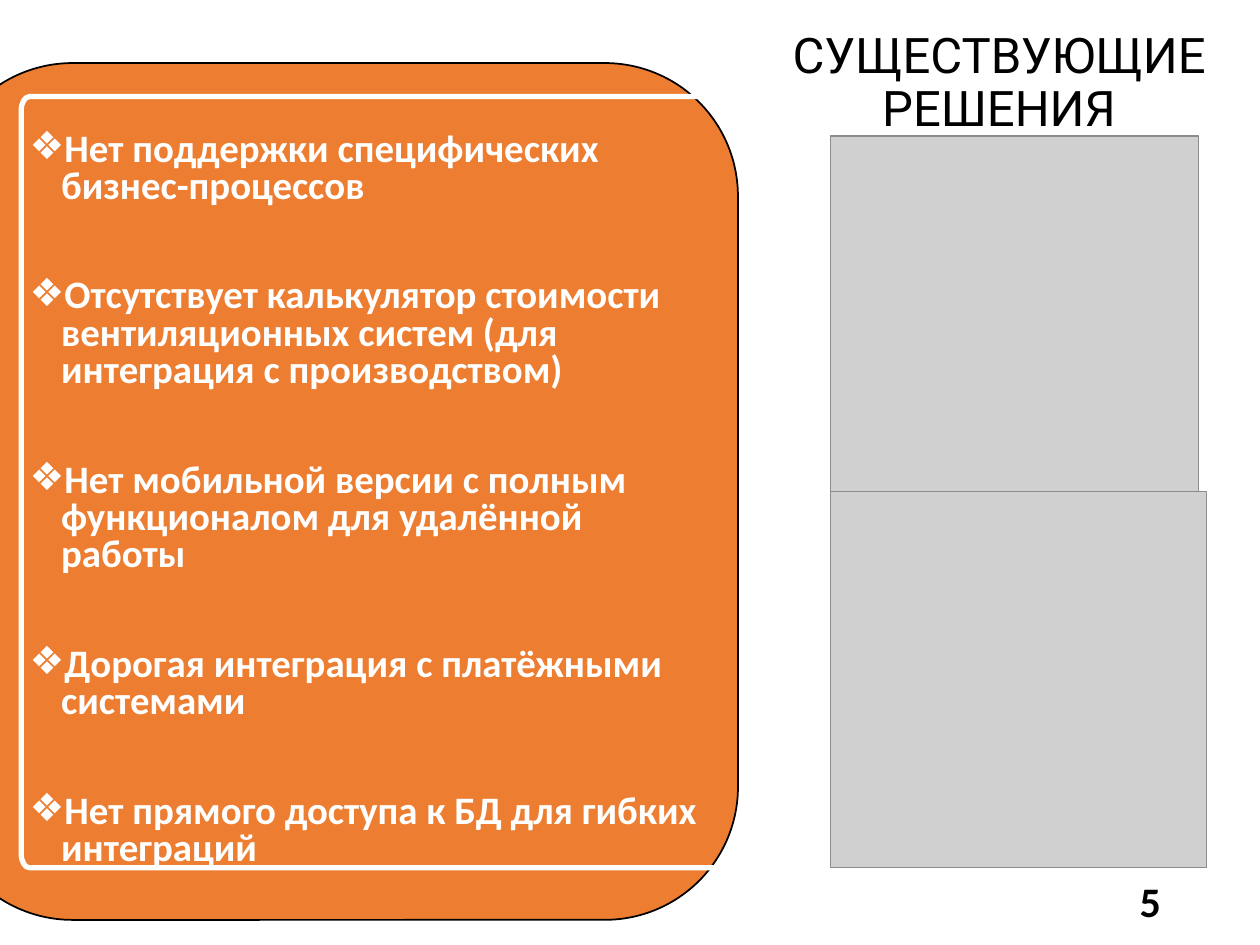
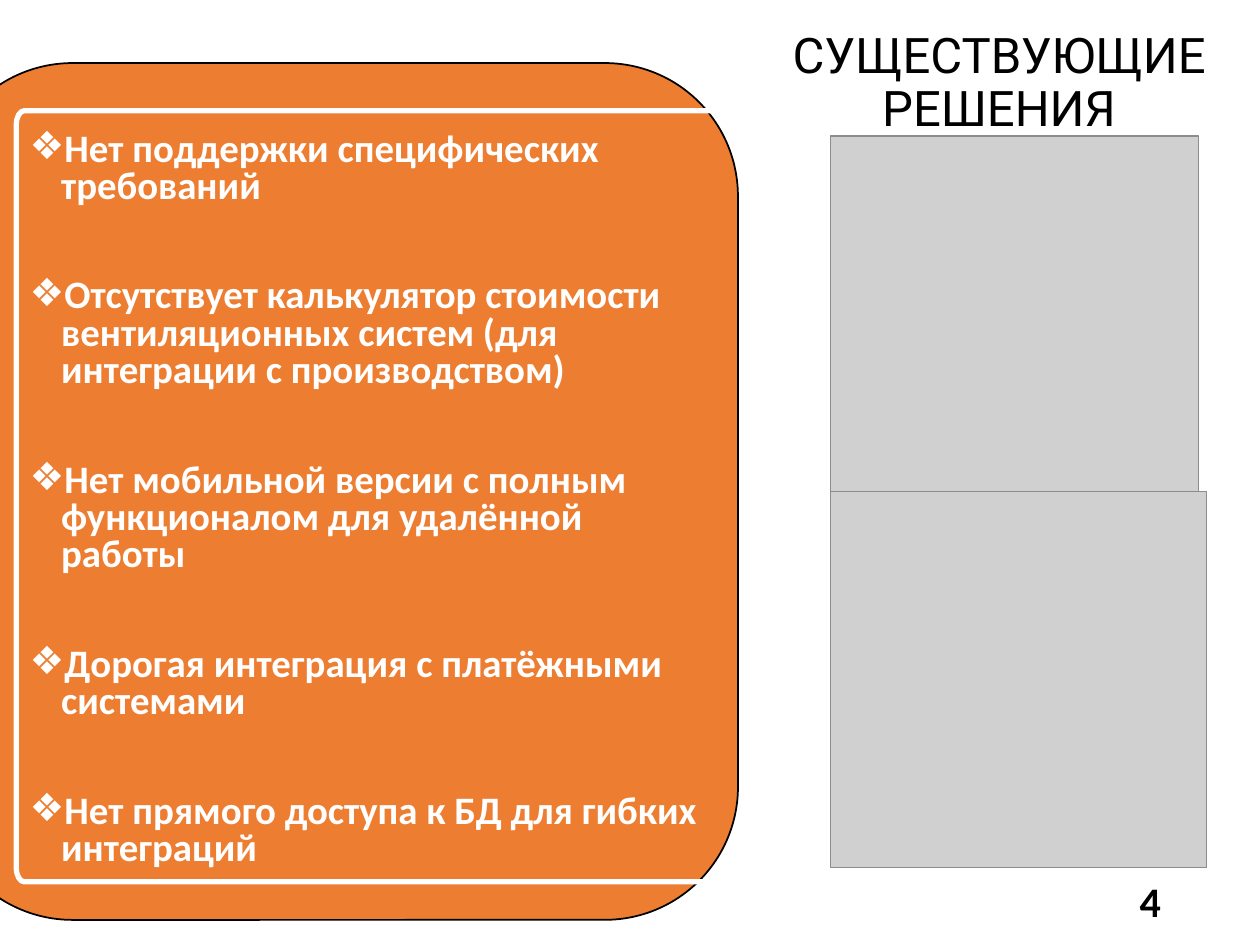
Before and after one commit to DaniilTropin11/IB-Company, a slide deck: slide 4 of ПРАВКИ_Презентация ВКР ВО.pptx (slide 5 before the commit). Drawn at 1260x945 pixels with LibreOffice and Linux fonts; fonts in the diff are those of the drawing; grey boxes stand for pictures. Boxes give left, top, right and bottom in pixels: in the first picture for what was removed or moved away, otherwise in the second. Text is boxed around its words. In the diff, an @@ line names an element or a change of style, - is before the commit and + after.

```diff
--- a/ПРАВКИ_Презентация ВКР ВО.pptx
+++ b/ПРАВКИ_Презентация ВКР ВО.pptx
@@ freeform shape: place and size @@
-freeform shape at (21, 97, 811, 868)
+freeform shape at (16, 111, 806, 882)
@@ text at (61, 135, 660, 390): text changed @@
-❖ Нет поддержки специфических бизнес-процессов
-❖ Отсутствует калькулятор стоимости вентиляционных систем (для интеграция с производством)
+❖ Нет поддержки специфических требований
+❖ Отсутствует калькулятор стоимости вентиляционных систем (для интеграции с производством)
@@ page number at (1140, 889, 1161, 917): text changed @@
-5
+4
```
Also in this commit, not shown: 2 other slides changed.
